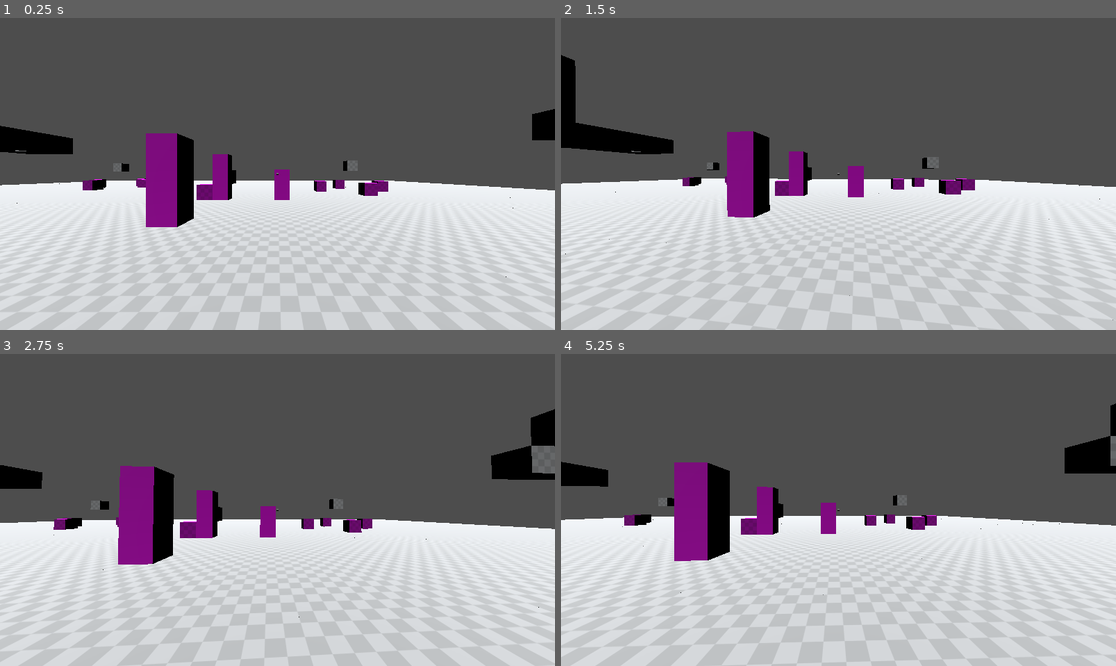
Above: before the commit, frames 1-4 (two rows, left to right).
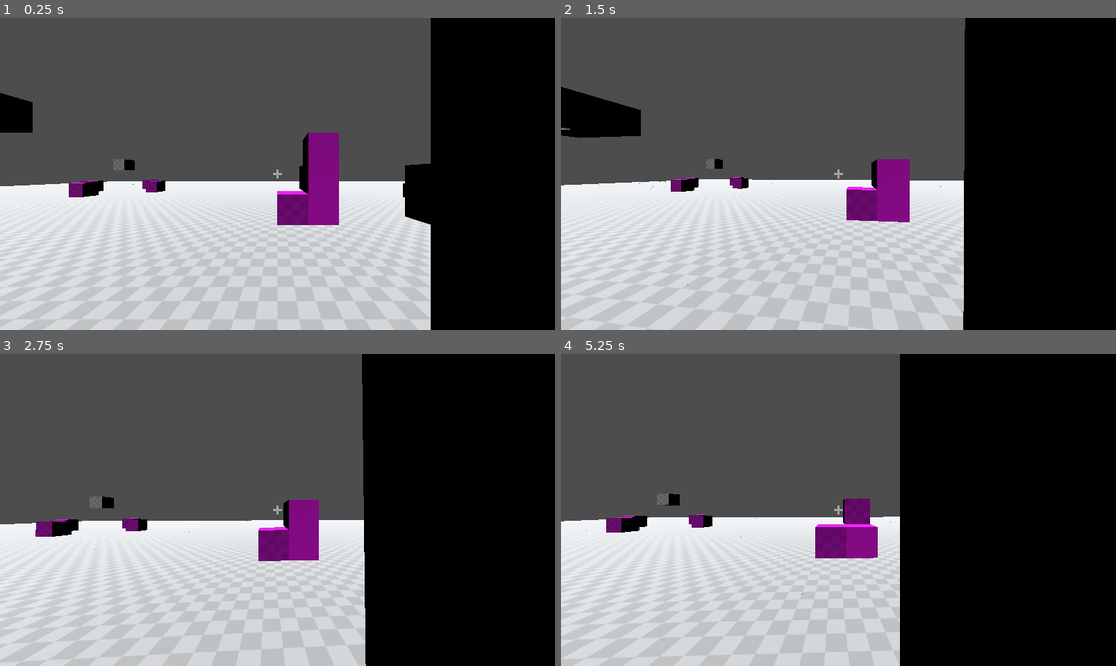
Above: after the commit, the same moments.

Repository: Makerizms/Dreamscape
Game: Godot game, scene res://voxels.tscn
The game is run twice, just before and just after one commit, with the same random seed, the same clock (stepped at 60 frames per second) and the same inputs. This scene is started directly instead of the project's main scene.
Inputs (mouse positions are in pixels of both pictures, inside the frame that each line leads up to):
- Up to frame 1 (0.25 s): no input
- Up to frame 2 (1.5 s): tap Enter (ui_accept) at 0.5, 0.77 s; move the mouse to (866, 174) at 0.52 s; tap D (D) at 0.6 s; click (866, 174) at 0.8 s; move the mouse to (810, 174) at 1.27 s; click (810, 174) at 1.35 s
- Up to frame 3 (2.75 s): tap Enter (ui_accept) at 1.52 s; tap Middle mouse button (MiddleClick) at 1.55, 2.1 s; move the mouse to (288, 503) at 2.02 s; right-click (288, 503) at 2.3 s
- Up to frame 4 (5.25 s): tap Enter (ui_accept) at 2.75, 3.02, 3.77, 4.52 s; move the mouse to (832, 516) at 2.77 s; right-click (832, 516) at 2.85 s; tap D (D) at 3.05, 4.35 s; move the mouse to (877, 513) at 3.52 s; tap A (A) at 3.6 s; click (877, 513) at 3.8 s; move the mouse to (794, 506) at 4.27 s; tap Middle mouse button (MiddleClick) at 4.55 s; move the mouse to (844, 510) at 5.02 s; click (844, 510) at 5.1 s

The runs differ from the first frame. In frame 1, 31% of the frame differs, in the area x 0-100%, y 0-100%; in frame 2, 35%; in frame 3, 40%; in frame 4, 45%.

Commit message:
Added Crosshair
Added a crosshair and fixed picking blocks

Diff:
--- a/AnarchiaPrototypeGodot/anarchia-prototype-(godot)/character_body_3d.gd
+++ b/AnarchiaPrototypeGodot/anarchia-prototype-(godot)/character_body_3d.gd
@@ -52,21 +52,17 @@
 		if rayCast.is_colliding():
 			if rayCast.get_collider().has_method("destroy_block"):
 				rayCast.get_collider().destroy_block(rayCast.get_collision_point() - rayCast.get_collision_normal().clamp(Vector3(0, 0, 0), Vector3(1, 1, 1)))
-				print_debug("Collision Point ", rayCast.get_collision_point())
-				print_debug("Collision Normal ", rayCast.get_collision_normal())
-				print_debug("Calculation ", rayCast.get_collision_point() - rayCast.get_collision_normal())
-				print_debug("Function ", rayCast.get_collider().destroy_block(rayCast.get_collision_point() - rayCast.get_collision_normal().clamp(Vector3(0, 0, 0), Vector3(1, 1, 1))))
 	if Input.is_action_just_pressed("RightClick"):
 		if rayCast.is_colliding():
 			if rayCast.get_collider().has_method("create_block"):
 				rayCast.get_collider().create_block(rayCast.get_collision_point() + rayCast.get_collision_normal().clamp(Vector3(-1, -1, -1), Vector3(0, 0, 0)), blockIndex)
-				print_debug("Collision Point ", rayCast.get_collision_point())
-				print_debug("Collision Normal", rayCast.get_collision_normal())
-				print_debug("Calculation ", rayCast.get_collision_point() + rayCast.get_collision_normal())
-				print_debug("Function ", rayCast.get_collider().create_block(rayCast.get_collision_point() + rayCast.get_collision_normal().clamp(Vector3(-1, -1, -1), Vector3(0, 0, 0)), blockIndex))
 	if Input.is_action_just_pressed("MiddleClick"):
 		if rayCast.is_colliding():
 			if rayCast.get_collider().has_method("get_block"):
-				blockIndex = rayCast.get_collider().get_block(rayCast.get_collision_point() - rayCast.get_collision_normal())
+				blockIndex = rayCast.get_collider().get_block(rayCast.get_collision_point() - rayCast.get_collision_normal().clamp(Vector3(0, 0, 0), Vector3(1, 1, 1)))
+
+	# If you fall this will teleport you back
+	if $".".transform.origin.y <= -3:
+		$".".transform.origin = Vector3(0, 3, 0)
 
 	move_and_slide()
--- a/AnarchiaPrototypeGodot/anarchia-prototype-(godot)/player.tscn
+++ b/AnarchiaPrototypeGodot/anarchia-prototype-(godot)/player.tscn
@@ -1,6 +1,7 @@
-[gd_scene load_steps=6 format=3 uid="uid://dikvw6tj6n1we"]
+[gd_scene load_steps=7 format=3 uid="uid://dikvw6tj6n1we"]
 
 [ext_resource type="Script" path="res://character_body_3d.gd" id="1_qr4wp"]
+[ext_resource type="Texture2D" uid="uid://bixyxbqqil1ed" path="res://Crosshair.png" id="2_7gr2b"]
 
 [sub_resource type="CapsuleMesh" id="CapsuleMesh_gwpfa"]
 
@@ -47,3 +48,12 @@
 [node name="MeshInstance3D2" type="MeshInstance3D" parent="Head/Camera3D"]
 transform = Transform3D(1, 0, 0, 0, -4.37114e-08, 1, 0, -1, -4.37114e-08, 0, 1, 0)
 mesh = SubResource("CylinderMesh_csknn")
+
+[node name="TextureRect" type="TextureRect" parent="Head/Camera3D"]
+texture_filter = 1
+offset_left = 566.0
+offset_top = 314.0
+offset_right = 586.0
+offset_bottom = 334.0
+pivot_offset = Vector2(10, 10)
+texture = ExtResource("2_7gr2b")
--- a/AnarchiaPrototypeGodot/anarchia-prototype-(godot)/voxels.tscn
+++ b/AnarchiaPrototypeGodot/anarchia-prototype-(godot)/voxels.tscn
@@ -14,7 +14,7 @@
 metadata/_editor_floor_ = Vector3(0, 1, 0)
 
 [node name="Player" parent="." instance=ExtResource("2_y4wyp")]
-transform = Transform3D(1, 0, 0, 0, 1, 0, 0, 0, 1, 5.21246, 3.04513, 4.89238)
+transform = Transform3D(1, 0, 0, 0, 1, 0, 0, 0, 1, 0, 3, 0)
 
 [node name="DirectionalLight3D" type="DirectionalLight3D" parent="."]
 transform = Transform3D(1, 0, 0, 0, 0.165564, 0.986199, 0, -0.986199, 0.165564, 0, 7.37471, 0)
Binary file added: AnarchiaPrototypeGodot/anarchia-prototype-(godot)/Crosshair.png
Not shown, added: AnarchiaPrototypeGodot/anarchia-prototype-(godot)/Crosshair.png.import
